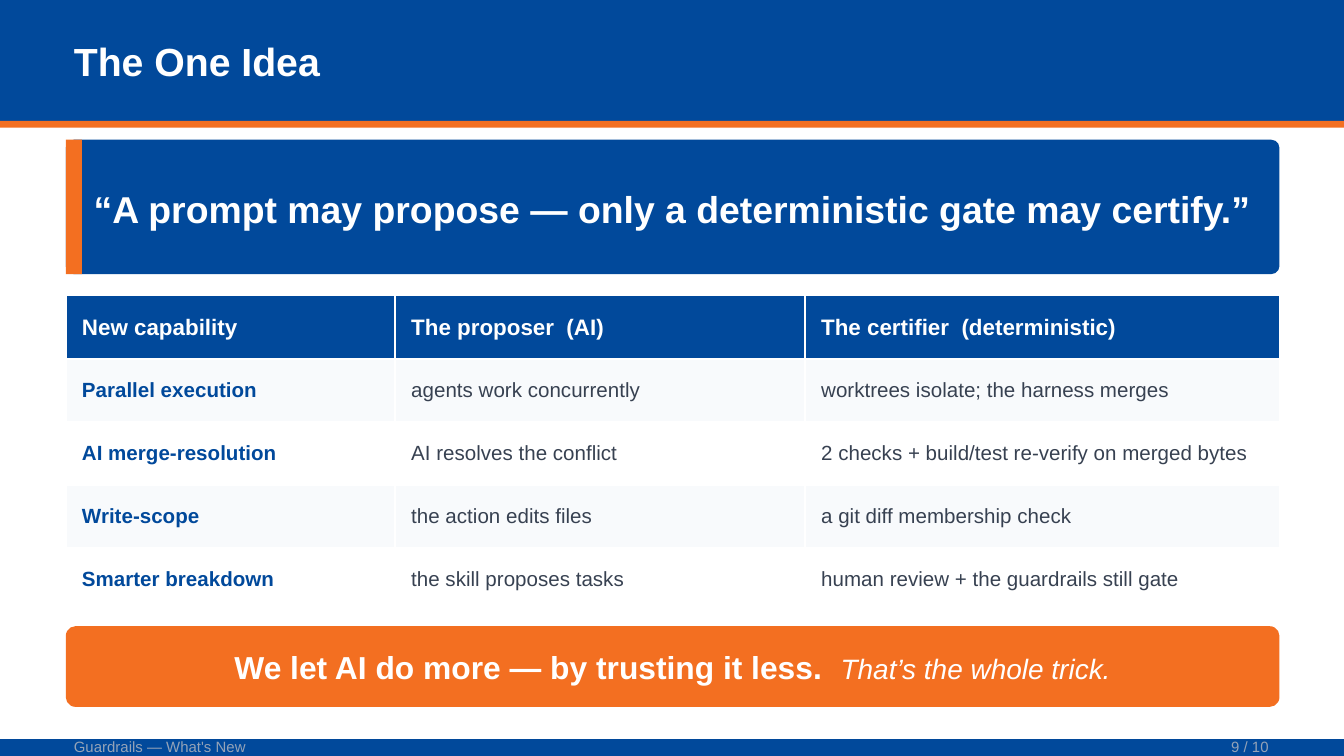
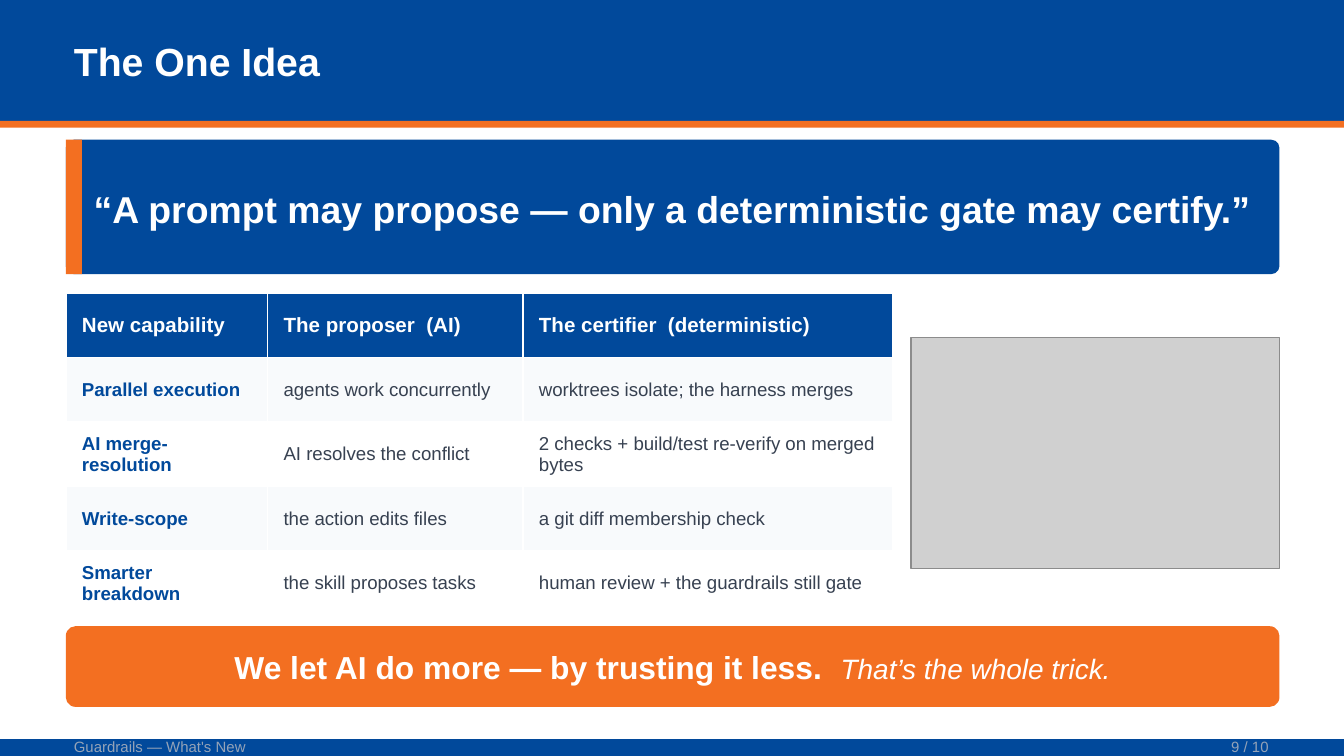
Before and after one commit to Servant-Software-LLC/Guardrails, a slide deck: slide 9 of docs/presentations/guardrails-whats-new-2026-06-22.pptx. Drawn at 1344x756 pixels with LibreOffice and Linux fonts; fonts in the diff are those of the drawing; grey boxes stand for pictures. Boxes give left, top, right and bottom in pixels: in the first picture for what was removed or moved away, otherwise in the second. Text is boxed around its words. In the diff, an @@ line names an element or a change of style, - is before the commit and + after.

```diff
--- a/docs/presentations/guardrails-whats-new-2026-06-22.pptx
+++ b/docs/presentations/guardrails-whats-new-2026-06-22.pptx
@@ table at bbox=[66, 293, 892, 616] @@
@@ size 12 to 11 pt in "New capability", "The proposer (AI)", "The certifier (deterministic)" @@
@@ size 11 to 10 pt in "Parallel execution", "agents work concurrently", "worktrees isolate; the harness merges", "AI merge-resolution" and 8 more places @@
@@ table: place and size @@
-table at bbox=[66, 296, 1279, 612]
+table at bbox=[66, 293, 892, 616]
@@ picture added at bbox=[911, 337, 1279, 569] @@
```
Also in this commit, not shown: 4 other slides changed, 6 other files.
